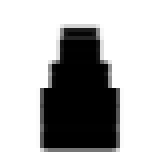
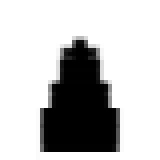
Revision of a layered (160, 160) image; what changed, layer by layer:
painted on "foreground" over (36, 24, 124, 160)
